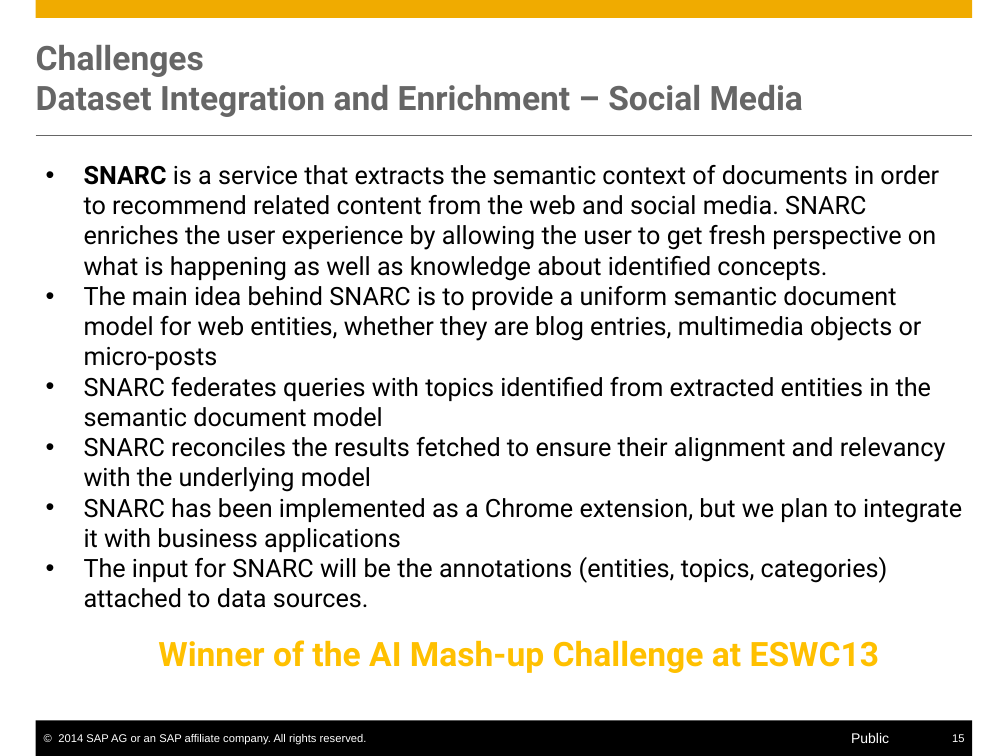
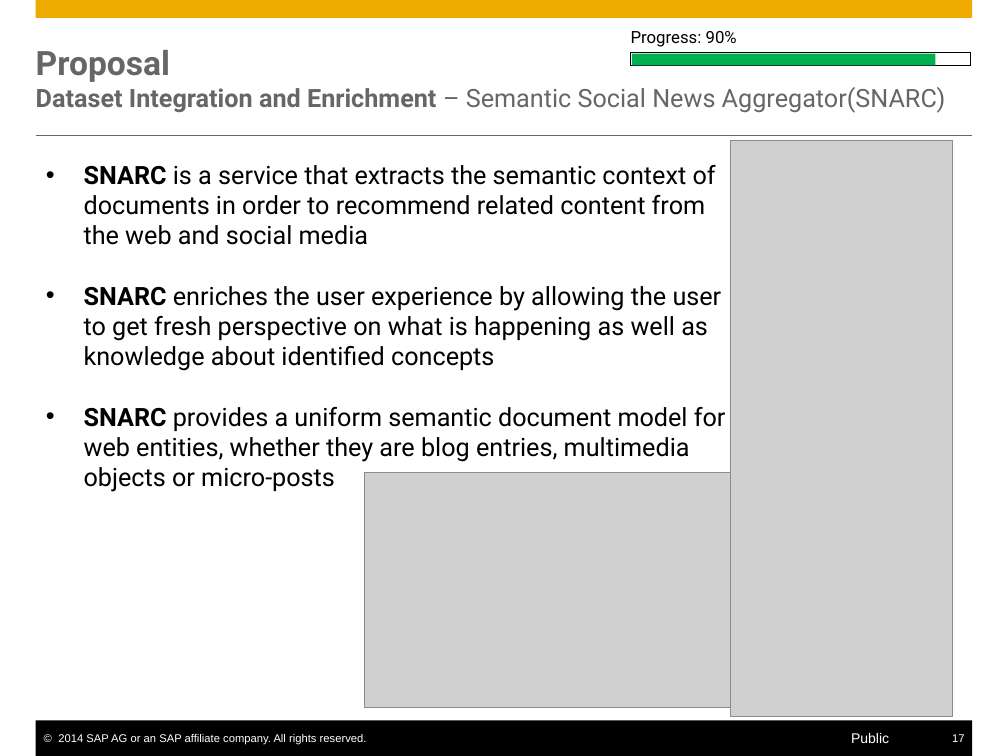
Before and after one commit to S-c-H-i-Z-o/PhD, a slide deck: slide 17 of Progress Reports CIFRE & Workplans/PhD Interim Report/presentation/Self-Service Data Provisioning through Semantic Enrichment of Data.pptx (slide 15 before the commit). Drawn at 1008x756 pixels with LibreOffice and Linux fonts; fonts in the diff are those of the drawing; grey boxes stand for pictures. Boxes give left, top, right and bottom in pixels: in the first picture for what was removed or moved away, otherwise in the second. Text is boxed around its words. In the diff, an @@ line names an element or a change of style, - is before the commit and + after.

```diff
--- a/Progress Reports CIFRE & Workplans/PhD Interim Report/presentation/Self-Service Data Provisioning through Semantic Enrichment of Data.pptx
+++ b/Progress Reports CIFRE & Workplans/PhD Interim Report/presentation/Self-Service Data Provisioning through Semantic Enrichment of Data.pptx
@@ title at [36,50,946,113]: text changed; size 24 to 18 pt @@
-Challenges
-Dataset Integration and Enrichment – Social Media
+Proposal
+Dataset Integration and Enrichment – Semantic Social News Aggregator(SNARC)
@@ rectangle added at [631,52,971,66], fill #FFFFFF, outline #000000 0.5 pt @@
@@ text added at [631,31,737,47], 12 pt, text #000000 @@
+Progress: 90%
@@ rectangle added at [632,53,935,66], fill #00B050 @@
@@ picture added at [730,141,952,717] @@
@@ text at [84,165,726,492]: text changed @@
-• SNARC is a service that extracts the semantic context of documents in order to recommend related content from the web and social media. SNARC enriches the user experience by allowing the user to get fresh perspective on what is happening as well as knowledge about identified concepts.
-• The main idea behind SNARC is to provide a uniform semantic document model for web entities, whether they are blog entries, multimedia objects or micro-posts
-• SNARC federates queries with topics identified from extracted entities in the semantic document model
-• SNARC reconciles the results fetched to ensure their alignment and relevancy with the underlying model
-• SNARC has been implemented as a Chrome extension, but we plan to integrate it with business applications
-• The input for SNARC will be the annotations (entities, topics, categories) attached to data sources.
+• SNARC is a service that extracts the semantic context of documents in order to recommend related content from the web and social media
+• SNARC enriches the user experience by allowing the user to get fresh perspective on what is happening as well as knowledge about identified concepts
+• SNARC provides a uniform semantic document model for web entities, whether they are blog entries, multimedia objects or micro-posts
@@ picture added at [365,472,731,707] @@
@@ text removed at [158,640,879,673] @@
-Winner of the AI Mash-up Challenge at ESWC13
@@ page number at [952,734,964,742]: text changed @@
-15
+17
```
Also in this commit, not shown: 16 other slides changed, 17 slides added, 3 slides removed, 23 other files.
